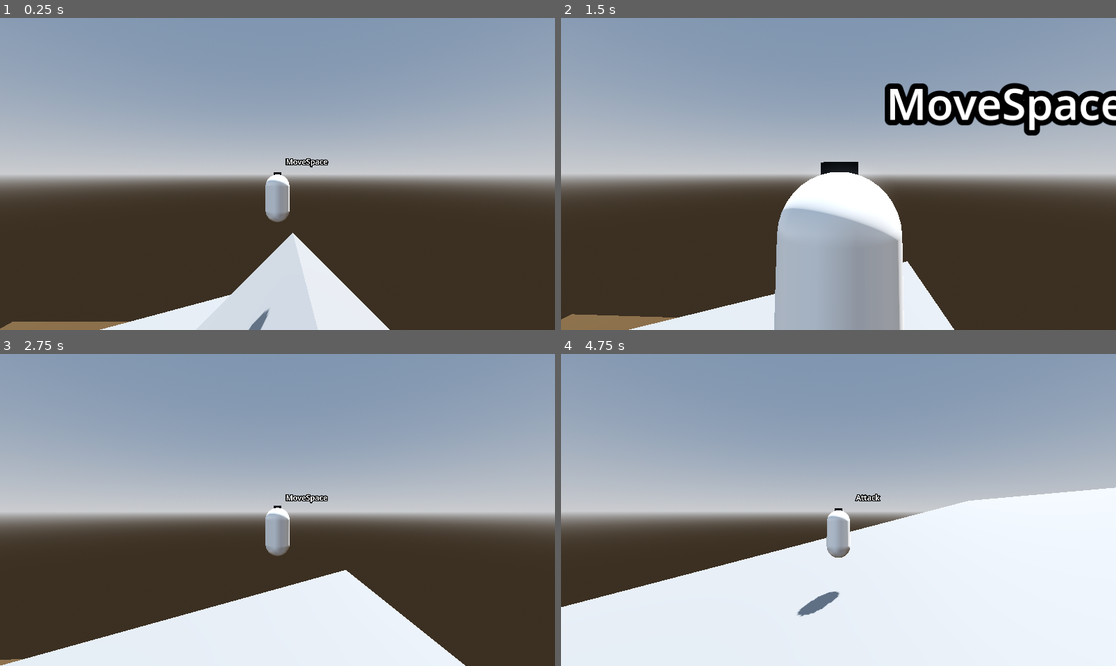
Above: before the commit, frames 1-4 (two rows, left to right).
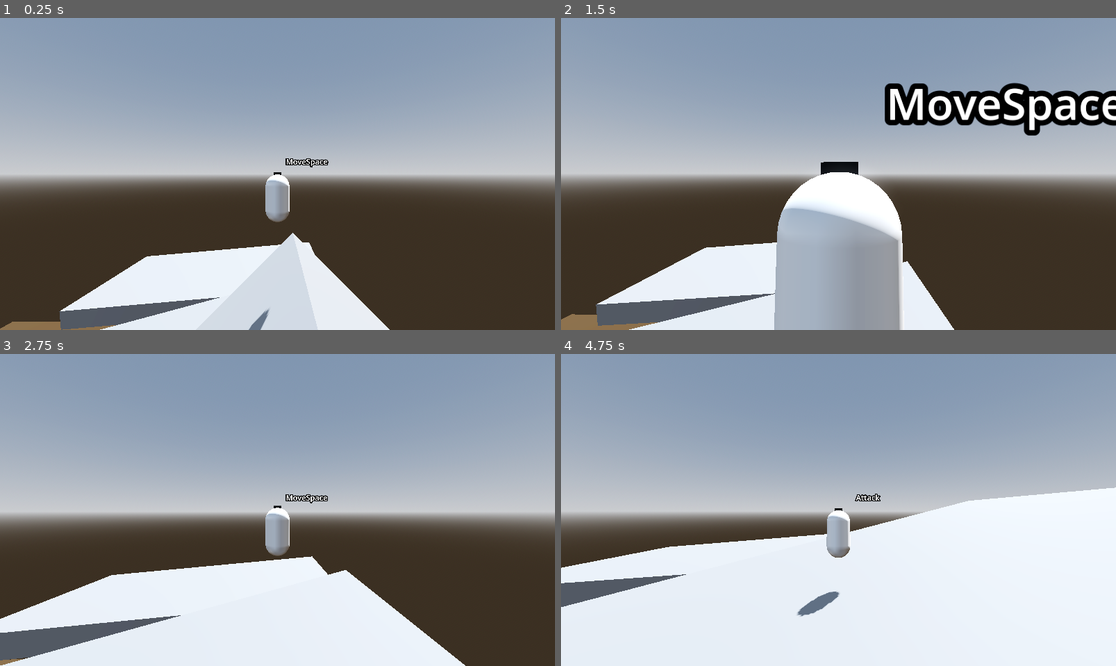
Above: after the commit, the same moments.

Repository: Gjosti/dev-sandbox
Game: Godot game, scene res://Levels/sandbox_level.tscn
Two runs of this game, one before a commit and one after it. Both use one fixed random seed, a clock stepped at 60 frames per second and the inputs below.
Inputs (mouse positions are in pixels of both pictures, inside the frame that each line leads up to):
- Up to frame 1 (0.25 s): no input
- Up to frame 2 (1.5 s): move the mouse to (866, 174) at 0.52 s; press the mouse at (866, 174) at 0.53 s; hold W (move_forward) from 0.53 s (still down); tap Space (jump) at 0.77 s; move the mouse to (810, 174) at 1.27 s; release the mouse at (810, 174) at 1.28 s; tap Ctrl (crouch) at 1.35 s
- Up to frame 3 (2.75 s): keep holding W (move_forward); tap Space (jump) at 1.52 s; move the mouse to (288, 503) at 2.02 s; hold Shift (dash) from 2.03 s (still down)
- Up to frame 4 (4.75 s): keep holding W (move_forward); move the mouse to (832, 516) at 2.77 s; release Shift (dash) at 2.78 s; tap Mouse wheel down (scroll_backward) at 2.85 s; click (832, 516) at 2.92 s; tap Space (jump) at 3.02, 3.77, 4.52 s; move the mouse to (877, 513) at 3.52 s; hold Mouse wheel up (scroll_forward) 3.53-4.28 s; move the mouse to (794, 506) at 4.27 s; click (794, 506) at 4.35 s

The runs differ from the first frame. In frame 1, 5.3% of the frame differs, in the area x 10-57%, y 71-100%; in frame 2, 5.1%; in frame 3, 8.3%, in the area x 0-60%, y 64-99%; in frame 4, 3.9%.

Commit message:
added slight slide

Diff:
--- a/Levels/sandbox_level.tscn
+++ b/Levels/sandbox_level.tscn
@@ -171,6 +171,11 @@
 use_collision = true
 size = Vector3(6.78, 100, 50)
 
+[node name="CSGBox3D3" type="CSGBox3D" parent="ObstacleCourse"]
+transform = Transform3D(-0.08715576, -0.9961946, 0, 0.9961946, -0.08715576, 0, 0, 0, 1, 42.20629, 53.944805, -57.57413)
+use_collision = true
+size = Vector3(6.78, 100, 50)
+
 [connection signal="input_event" from="OutlinePlayground/MouseHoverOutlineBox/MeshInstance3D/StaticBody3D" to="OutlinePlayground/MouseHoverOutlineBox" method="_on_static_body_3d_input_event"]
 [connection signal="mouse_entered" from="OutlinePlayground/MouseHoverOutlineBox/MeshInstance3D/StaticBody3D" to="OutlinePlayground/MouseHoverOutlineBox" method="_on_static_body_3d_mouse_entered"]
 [connection signal="mouse_exited" from="OutlinePlayground/MouseHoverOutlineBox/MeshInstance3D/StaticBody3D" to="OutlinePlayground/MouseHoverOutlineBox" method="_on_static_body_3d_mouse_exited"]
